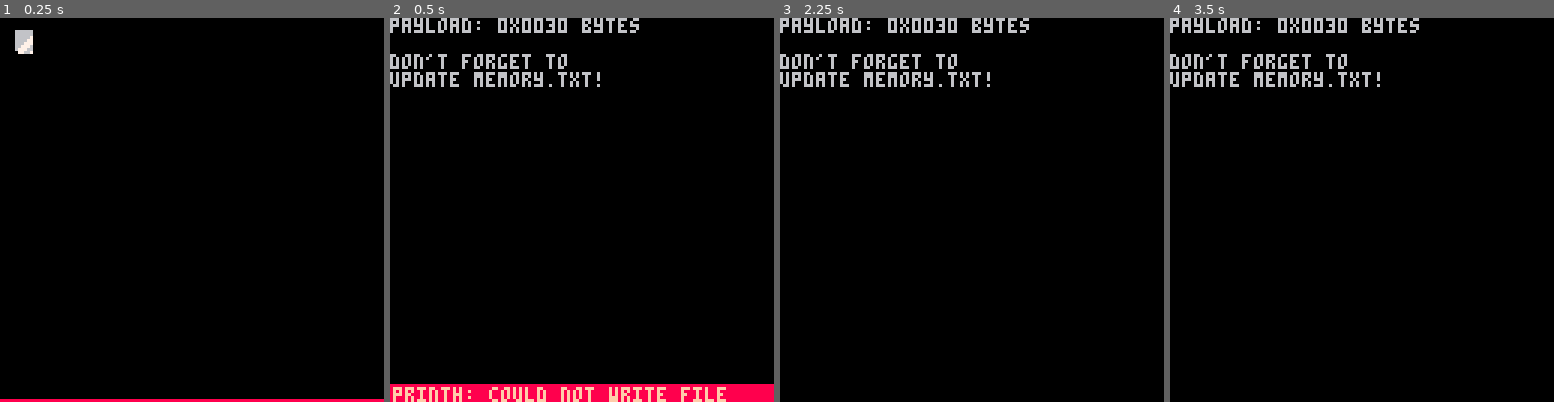
Above: before the commit, frames 1-4 (left to right).
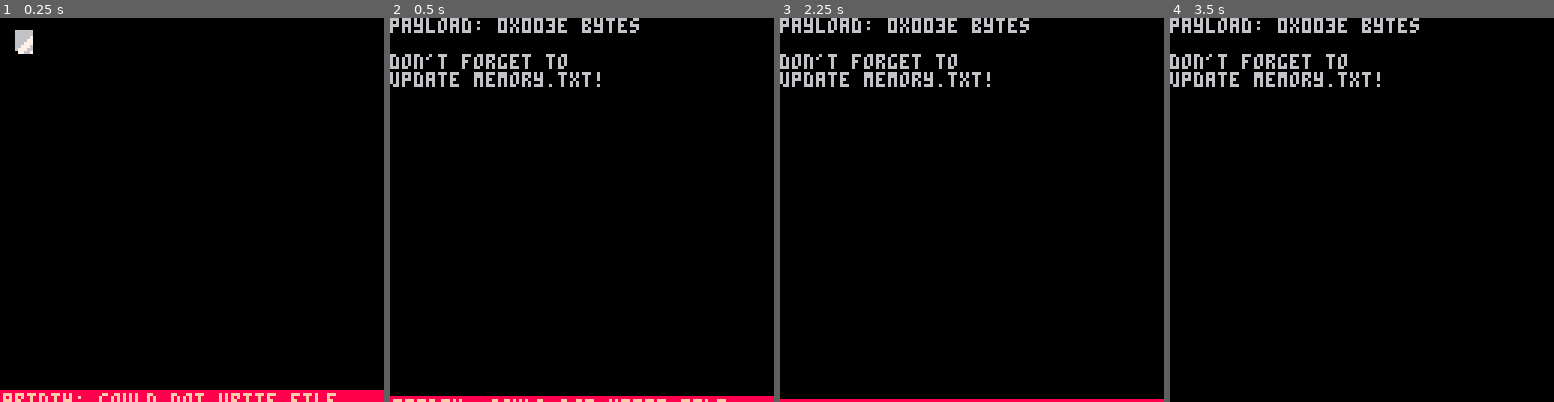
Above: after the commit, the same moments.

Repository: freds72/daggers
Game: PICO-8 cartridge audio/packer.p8
The game is run twice, just before and just after one commit, with the same random seed, the same clock (stepped at 60 frames per second) and the same inputs.
Inputs:
- Up to frame 1 (0.25 s): no input
- Up to frame 2 (0.5 s): no input
- Up to frame 3 (2.25 s): no input
- Up to frame 4 (3.5 s): no input

The runs differ from the first frame. In frame 1, 2.6% of the frame differs, in the area x 0-100%, y 96-100%; in frame 2, 3.5%, in the area x 0-100%, y 0-100%; in frame 3, 0.8%; in frame 4, less than 0.1%.

Commit message:
ADD - audio/chatter.p8

Diff:
--- /dev/null
+++ b/audio/chatter.p8
@@ -0,0 +1,41 @@
+pico-8 cartridge // http://www.pico-8.com
+version 41
+__lua__
+--devil daggers chatter
+--by ridgek
+
+--run packer.p8
+load("./packer.p8")
+…(33 lines of a section not shown)…
--- a/audio/packer.p8
+++ b/audio/packer.p8
@@ -356,6 +356,11 @@
 
 payloads = {
 	{
+		id = "chatter",
+		addr = 0x3420,
+		ulen = 0x0440,
+	},
+	{
 		id = "daggercollect",
 		addr = 0x31fc,
 		ulen = 0x0224,
Not shown, changed: 32 lines of the sprite sheet (__gfx__) section of audio/chatter.p8
Not shown, changed: the sound effects (__sfx__) section of audio/chatter.p8
